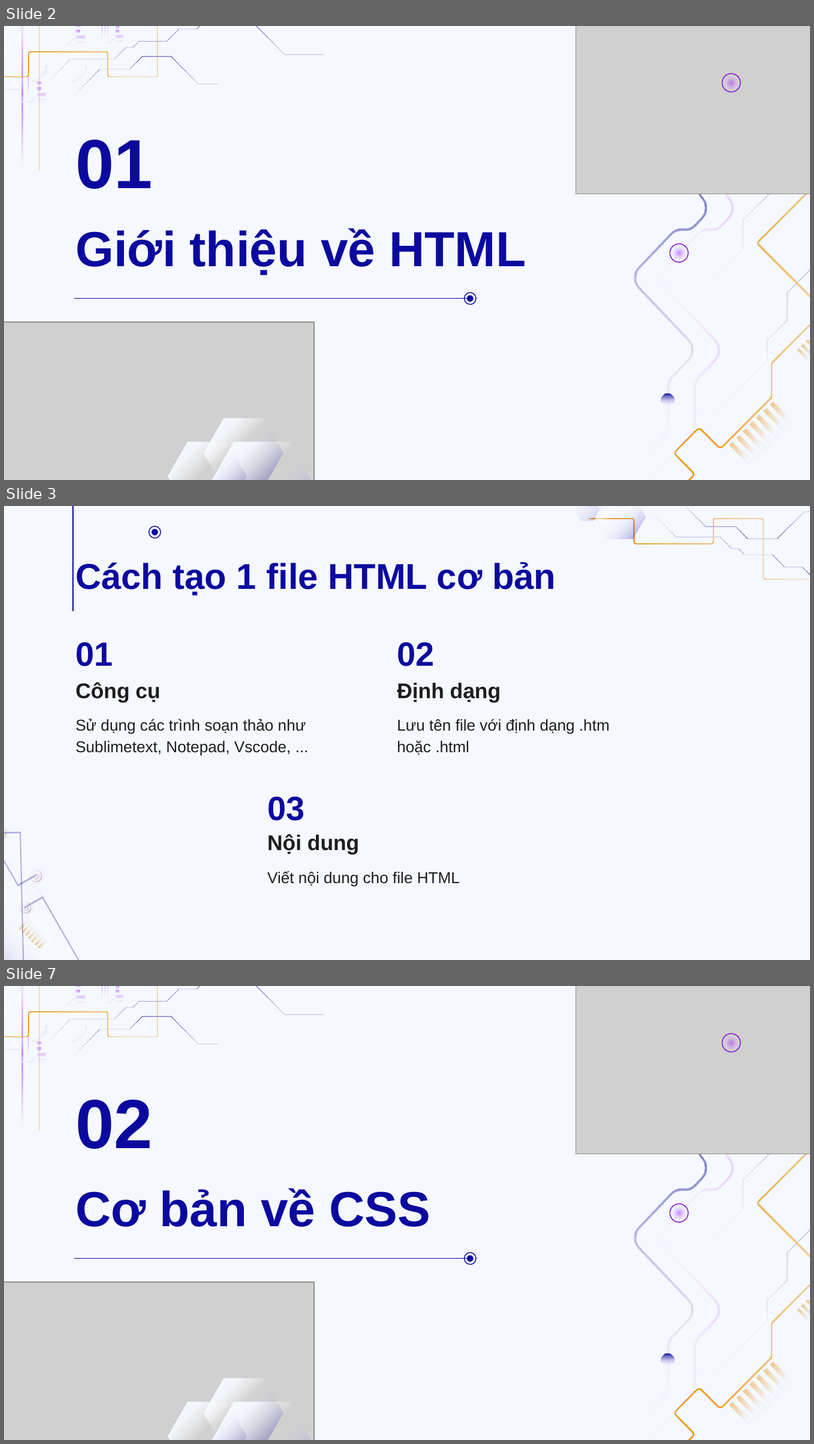
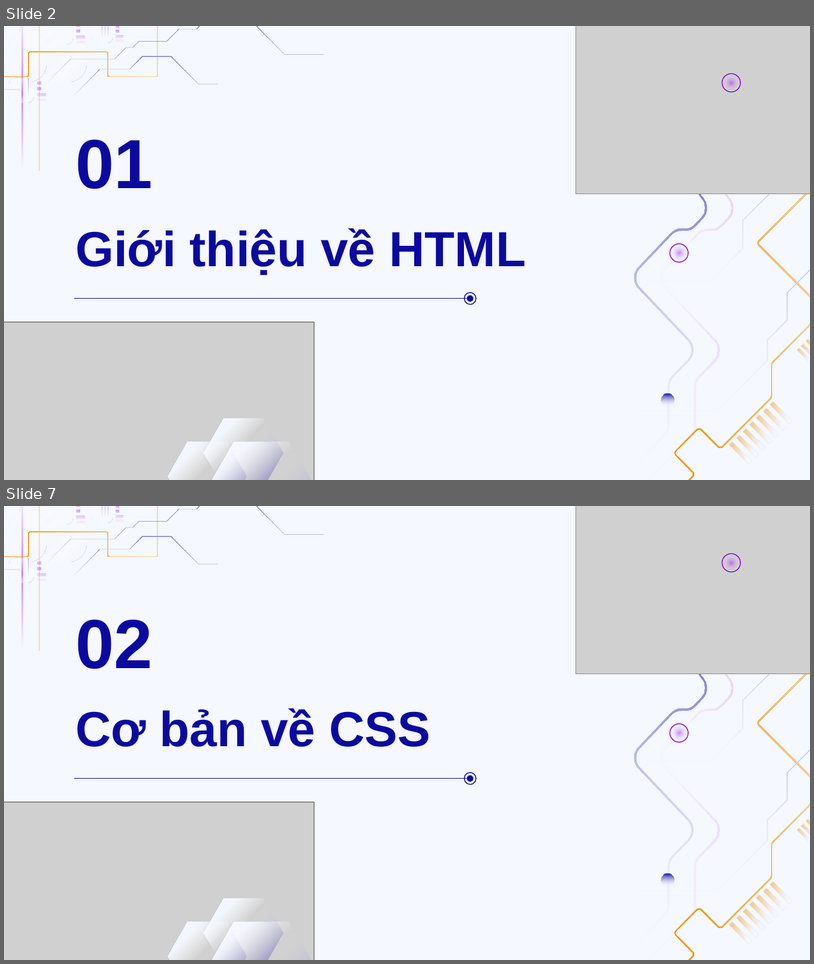
Before and after one commit to duongtrann02/music_app, a slide deck: Công-nghệ-Web.pptx. Shown one above the other, each under a label of ours: slides 2, 3 and 7 before the commit, slides 2 and 7 after it; the slides between them are not shown. The pictures are 814x1444 and 814x964 pixels, drawn with LibreOffice and Linux fonts; fonts in the diff are those of the drawing; grey boxes stand for pictures. Boxes give left, top, right and bottom in pixels: in the first picture for what was removed or moved away, otherwise in the second. Text is boxed around its words. In the diff, an @@ line names an element or a change of style, - is before the commit and + after.

```diff
--- a/Công-nghệ-Web.pptx
+++ b/Công-nghệ-Web.pptx
@@ slide 3 removed at (x1=4, y1=506, x2=810, y2=960), background #F5F8FF @@
@@ line removed from (74, 612) to (74, 506) @@
@@ group removed at (x1=575, y1=506, x2=810, y2=721): 5 freeform shapes @@
@@ ellipse removed at (x1=149, y1=526, x2=161, y2=538) @@
@@ ellipse removed at (x1=152, y1=529, x2=158, y2=535) @@
@@ title removed at (x1=75, y1=562, x2=556, y2=595) @@
-Cách tạo 1 file HTML cơ bản
@@ title removed at (x1=75, y1=642, x2=113, y2=666) @@
-01
@@ title removed at (x1=397, y1=642, x2=434, y2=666) @@
-02
@@ subtitle removed at (x1=75, y1=682, x2=160, y2=703) @@
-Công cụ
@@ subtitle removed at (x1=397, y1=682, x2=501, y2=703) @@
-Định dạng
@@ subtitle removed at (x1=75, y1=718, x2=306, y2=756) @@
-Sử dụng các trình soạn thảo như Sublimetext, Notepad, Vscode, ...
@@ subtitle removed at (x1=397, y1=718, x2=610, y2=754) @@
-Lưu tên file với định dạng .htm hoặc .html
@@ title removed at (x1=267, y1=796, x2=305, y2=820) @@
-03
@@ subtitle removed at (x1=267, y1=834, x2=359, y2=854) @@
-Nội dung
@@ subtitle removed at (x1=267, y1=871, x2=460, y2=886) @@
-Viết nội dung cho file HTML
@@ group removed at (x1=4, y1=745, x2=117, y2=960): 17 freeform shapes @@
```
Also in this commit, not shown: 10 slides changed, 11 slides added, 6 other slides removed, 8 other files.
